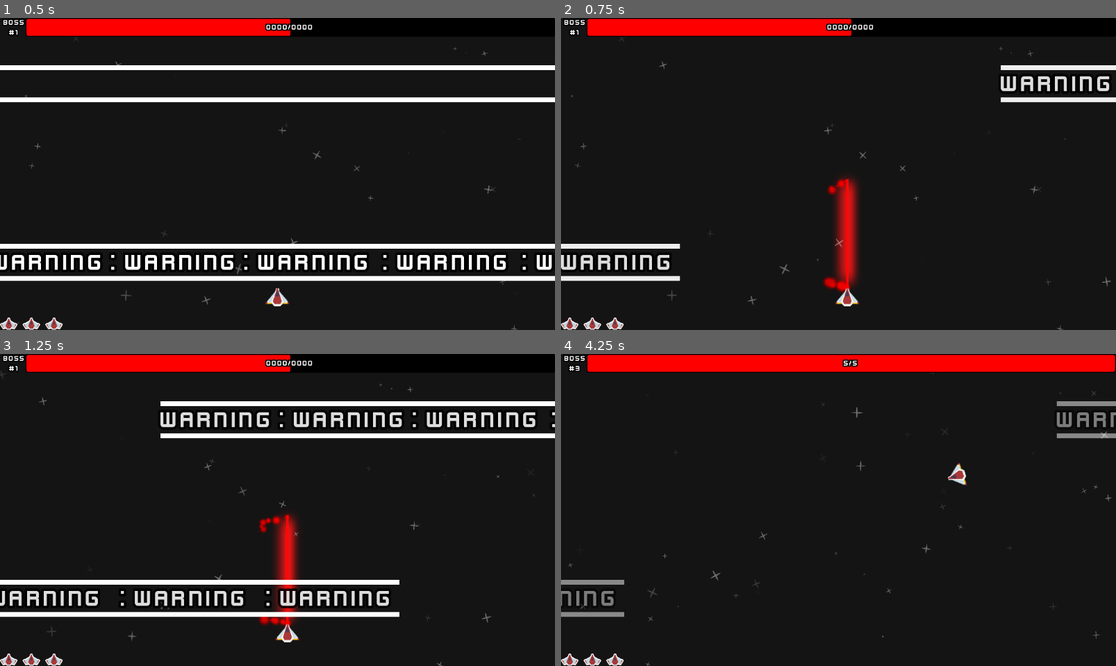
Above: before the commit, frames 1-4 (two rows, left to right).
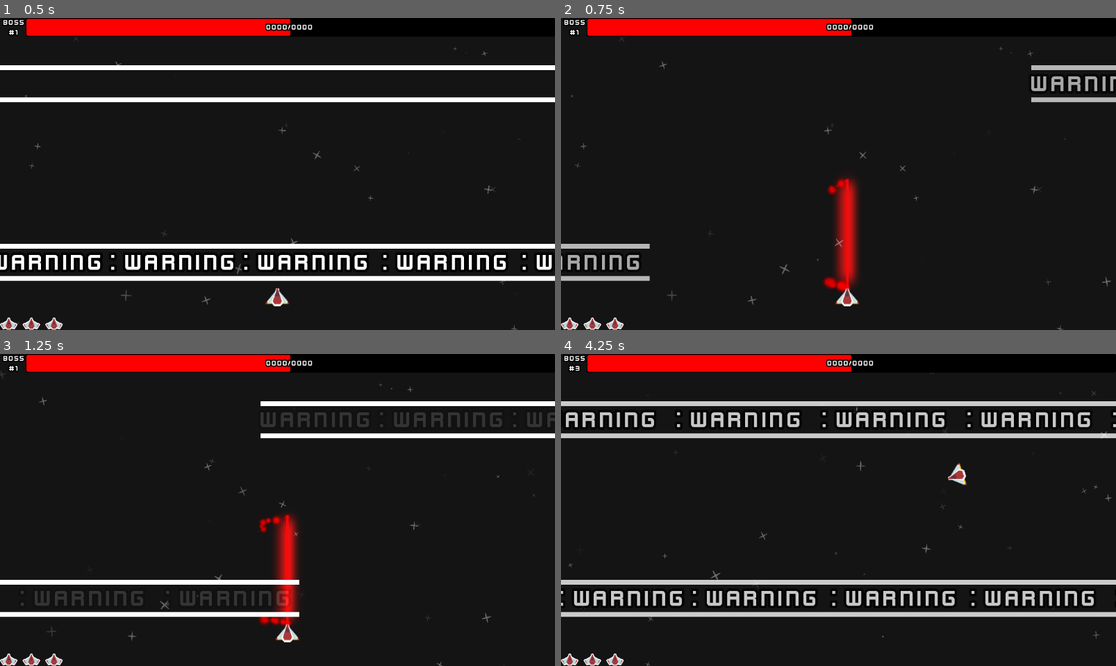
Above: after the commit, the same moments.

Repository: Noxalus/GMTK-2024
Game: Godot game, scene res://scenes/game.tscn
Two runs of this game, one before a commit and one after it. Both use one fixed random seed, a clock stepped at 60 frames per second and the inputs below. The engine's default icon, where the game draws it, is replaced by a stand-in: a white triangle on a blue panel in a dark square.
Inputs (mouse positions are in pixels of both pictures, inside the frame that each line leads up to):
- Up to frame 1 (0.5 s): no input
- Up to frame 2 (0.75 s): move the mouse to (960, 158) at 0.52 s; hold D (move_right) from 0.53 s (still down); hold Shift (focus) from 0.53 s (still down)
- Up to frame 3 (1.25 s): keep holding D (move_right); keep holding Shift (focus)
- Up to frame 4 (4.25 s): move the mouse to (727, 525) at 1.27 s; release D (move_right) at 1.28 s; release Shift (focus) at 1.28 s; hold S (move_down) 1.28-2.03 s; tap Page Up (next_boss) at 1.35 s; move the mouse to (894, 441) at 2.02 s; press the mouse at (894, 441) at 2.03 s; hold D (move_right) 2.03-2.78 s; move the mouse to (810, 572) at 2.77 s; release the mouse at (810, 572) at 2.78 s; hold Insert (choose_upgrade) 2.78-3.5 s; tap Shift (focus) at 2.85 s; click (755, 541) at 3.52 s

Frame 1 is identical in both runs. In frame 2, 2.8% of the frame differs, in the area x 0-100%, y 15-85%; in frame 3, 5.3%; in frame 4, 14%, in the area x 0-100%, y 0-85%.

Commit message:
Add a warning sound.

Diff:
--- a/forever-warning/scenes/hud/hud.tscn
+++ b/forever-warning/scenes/hud/hud.tscn
@@ -1,9 +1,10 @@
-[gd_scene load_steps=17 format=3 uid="uid://c07xp0rpn0hhn"]
+[gd_scene load_steps=18 format=3 uid="uid://c07xp0rpn0hhn"]
 
 [ext_resource type="Script" path="res://scripts/hud.gd" id="1_0rcip"]
 [ext_resource type="PackedScene" uid="uid://dpjuvbjnqks5r" path="res://scenes/hud/life_icon.tscn" id="1_16ty7"]
 [ext_resource type="FontFile" uid="uid://cqg2241i3mcs8" path="res://assets/fonts/kenvector_future_thin.ttf" id="3_j6bfj"]
 [ext_resource type="PackedScene" uid="uid://drrmy673ho5yv" path="res://scenes/hud/game_over.tscn" id="4_m2csm"]
+[ext_resource type="AudioStream" uid="uid://cs15rguwbajum" path="res://assets/audio/sfx/warning.mp3" id="4_xfeyr"]
 [ext_resource type="PackedScene" uid="uid://b6xjx4v88jng3" path="res://scenes/upgrade_card.tscn" id="5_4yabr"]
 
 [sub_resource type="Theme" id="Theme_wyq1t"]
@@ -38,7 +39,7 @@
 
 [sub_resource type="Animation" id="Animation_vf7qm"]
 resource_name = "warning"
-length = 3.0
+length = 4.0
 tracks/0/type = "value"
 tracks/0/imported = false
 tracks/0/enabled = true
@@ -70,7 +71,7 @@
 tracks/2/interp = 1
 tracks/2/loop_wrap = true
 tracks/2/keys = {
-"times": PackedFloat32Array(0, 3),
+"times": PackedFloat32Array(0, 4),
 "transitions": PackedFloat32Array(1, 1),
 "update": 0,
 "values": [Vector2(2333, 111), Vector2(-1145, 111)]
@@ -82,7 +83,7 @@
 tracks/3/interp = 1
 tracks/3/loop_wrap = true
 tracks/3/keys = {
-"times": PackedFloat32Array(0, 3),
+"times": PackedFloat32Array(0, 4),
 "transitions": PackedFloat32Array(1, 1),
 "update": 0,
 "values": [Vector2(-2326, 482), Vector2(1166, 482)]
@@ -94,7 +95,7 @@
 tracks/4/interp = 1
 tracks/4/loop_wrap = true
 tracks/4/keys = {
-"times": PackedFloat32Array(0, 0.25, 0.5, 0.75, 1, 1.25, 1.5, 1.73333, 2, 2.23333, 2.5, 2.73333, 3),
+"times": PackedFloat32Array(0, 0.3335, 0.667, 1.0005, 1.334, 1.6675, 2.001, 2.31227, 2.668, 2.97927, 3.335, 3.64627, 3.96667),
 "transitions": PackedFloat32Array(1, 1, 1, 1, 1, 1, 1, 1, 1, 1, 1, 1, 1),
 "update": 0,
 "values": [Color(1, 1, 1, 0), Color(1, 1, 1, 1), Color(1, 1, 1, 0), Color(1, 1, 1, 1), Color(1, 1, 1, 0), Color(1, 1, 1, 1), Color(1, 1, 1, 0), Color(1, 1, 1, 1), Color(1, 1, 1, 0), Color(1, 1, 1, 1), Color(1, 1, 1, 0), Color(1, 1, 1, 1), Color(1, 1, 1, 0)]
@@ -118,7 +119,7 @@
 tracks/6/interp = 1
 tracks/6/loop_wrap = true
 tracks/6/keys = {
-"times": PackedFloat32Array(0, 0.233333, 2.73333, 3),
+"times": PackedFloat32Array(0, 0.311267, 3.64627, 3.96867),
 "transitions": PackedFloat32Array(1, 1, 1, 1),
 "update": 0,
 "values": [Color(1, 1, 1, 0), Color(1, 1, 1, 1), Color(1, 1, 1, 1), Color(1, 1, 1, 0)]
@@ -130,7 +131,7 @@
 tracks/7/interp = 1
 tracks/7/loop_wrap = true
 tracks/7/keys = {
-"times": PackedFloat32Array(0, 0.233333, 2.73333, 3),
+"times": PackedFloat32Array(0, 0.311267, 3.64627, 3.96867),
 "transitions": PackedFloat32Array(1, 1, 1, 1),
 "update": 0,
 "values": [Color(1, 1, 1, 0), Color(1, 1, 1, 1), Color(1, 1, 1, 1), Color(1, 1, 1, 0)]
@@ -142,7 +143,7 @@
 tracks/8/interp = 1
 tracks/8/loop_wrap = true
 tracks/8/keys = {
-"times": PackedFloat32Array(0, 0.25, 0.5, 0.75, 1, 1.25, 1.5, 1.73333, 2, 2.23333, 2.5, 2.73333, 3),
+"times": PackedFloat32Array(0, 0.3335, 0.667, 1.0005, 1.334, 1.6675, 2.001, 2.31227, 2.668, 2.97927, 3.335, 3.64627, 3.96867),
 "transitions": PackedFloat32Array(1, 1, 1, 1, 1, 1, 1, 1, 1, 1, 1, 1, 1),
 "update": 0,
 "values": [Color(1, 1, 1, 0), Color(1, 1, 1, 1), Color(1, 1, 1, 0), Color(1, 1, 1, 1), Color(1, 1, 1, 0), Color(1, 1, 1, 1), Color(1, 1, 1, 0), Color(1, 1, 1, 1), Color(1, 1, 1, 0), Color(1, 1, 1, 1), Color(1, 1, 1, 0), Color(1, 1, 1, 1), Color(1, 1, 1, 0)]
@@ -154,7 +155,7 @@
 tracks/9/interp = 1
 tracks/9/loop_wrap = true
 tracks/9/keys = {
-"times": PackedFloat32Array(0, 0.233333, 2.73333, 3),
+"times": PackedFloat32Array(0, 0.311267, 3.64627, 3.96867),
 "transitions": PackedFloat32Array(1, 1, 1, 1),
 "update": 0,
 "values": [Color(1, 1, 1, 0), Color(1, 1, 1, 1), Color(1, 1, 1, 1), Color(1, 1, 1, 0)]
@@ -166,10 +167,22 @@
 tracks/10/interp = 1
 tracks/10/loop_wrap = true
 tracks/10/keys = {
-"times": PackedFloat32Array(0, 0.233333, 2.73333, 3),
+"times": PackedFloat32Array(0, 0.311267, 3.64627, 3.96867),
 "transitions": PackedFloat32Array(1, 1, 1, 1),
 "update": 0,
 "values": [Color(1, 1, 1, 0), Color(1, 1, 1, 1), Color(1, 1, 1, 1), Color(1, 1, 1, 0)]
+}
+tracks/11/type = "value"
+tracks/11/imported = false
+tracks/11/enabled = true
+tracks/11/path = NodePath("WarningSound:playing")
+tracks/11/interp = 1
+tracks/11/loop_wrap = true
+tracks/11/keys = {
+"times": PackedFloat32Array(0, 4),
+"transitions": PackedFloat32Array(1, 1),
+"update": 1,
+"values": [true, false]
 }
 
 [sub_resource type="Animation" id="Animation_mebjt"]
@@ -306,6 +319,18 @@
 "update": 0,
 "values": [Color(1, 1, 1, 1)]
 }
+tracks/11/type = "value"
+tracks/11/imported = false
+tracks/11/enabled = true
+tracks/11/path = NodePath("WarningSound:playing")
+tracks/11/interp = 1
+tracks/11/loop_wrap = true
+tracks/11/keys = {
+"times": PackedFloat32Array(0),
+"transitions": PackedFloat32Array(1),
+"update": 1,
+"values": [false]
+}
 
 [sub_resource type="AnimationLibrary" id="AnimationLibrary_pw1aq"]
 _data = {
@@ -515,6 +540,9 @@
 libraries = {
 "": SubResource("AnimationLibrary_pw1aq")
 }
+
+[node name="WarningSound" type="AudioStreamPlayer" parent="Warning"]
+stream = ExtResource("4_xfeyr")
 
 [node name="GameOver" parent="." instance=ExtResource("4_m2csm")]
 visible = false
--- a/forever-warning/scripts/boss_core.gd
+++ b/forever-warning/scripts/boss_core.gd
@@ -121,7 +121,7 @@
 	game.hud.show_warning_animation()
 
 	# Wait for the warning animation
-	var warning_animation_timer := get_tree().create_timer(3.0)
+	var warning_animation_timer := get_tree().create_timer(4.5)
 	await warning_animation_timer.timeout
 
 	global_position = boss_spawn.global_position
Not shown, added: forever-warning/assets/audio/sfx/warning.mp3.import
Not shown, added: forever-warning/assets/audio/sfx/warning.mp3
